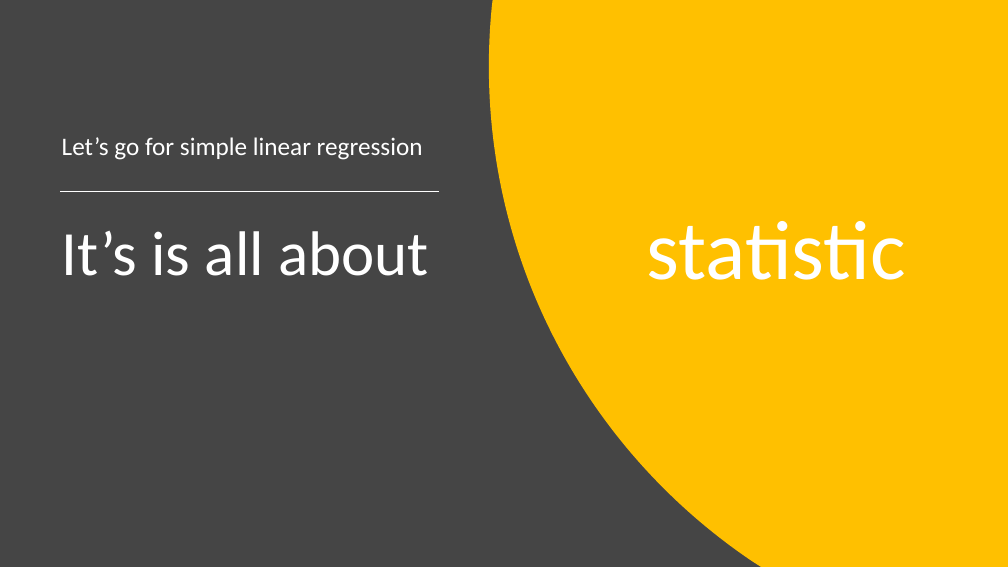
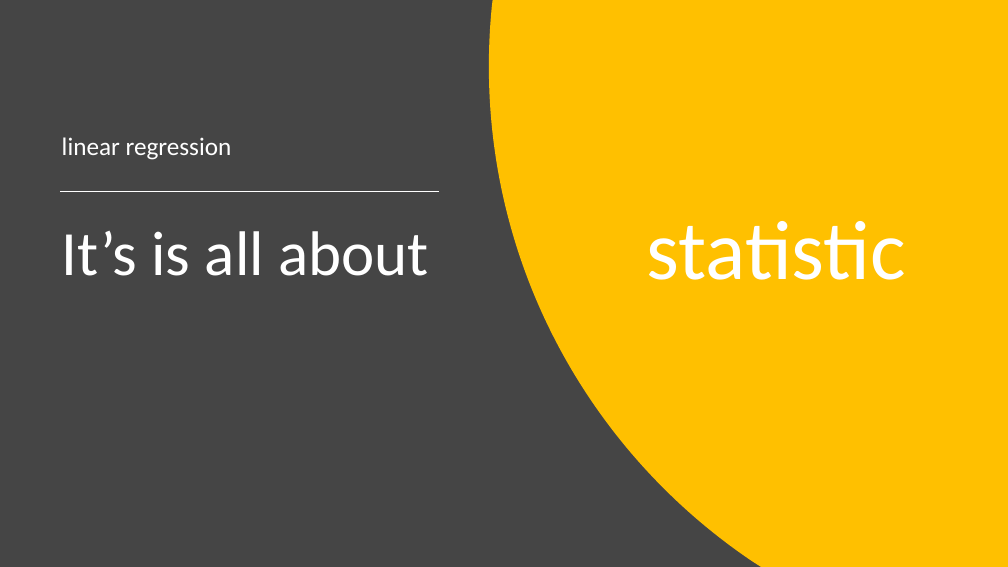
Before and after one commit to lekhasy/ML-presentation, a slide deck: slide 7 of presentation.pptx. Drawn at 1008x567 pixels with LibreOffice and Linux fonts; fonts in the diff are those of the drawing. Boxes give left, top, right and bottom in pixels: in the first picture for what was removed or moved away, otherwise in the second. Text is boxed around its words. In the diff, an @@ line names an element or a change of style, - is before the commit and + after.

```diff
--- a/presentation.pptx
+++ b/presentation.pptx
@@ text at (62, 137, 232, 160): text changed @@
-Let’s go for simple linear regression
+linear regression
```
Also in this commit, not shown: 1 other slide changed, 4 slides added, 1 slide removed, 1 other file.
